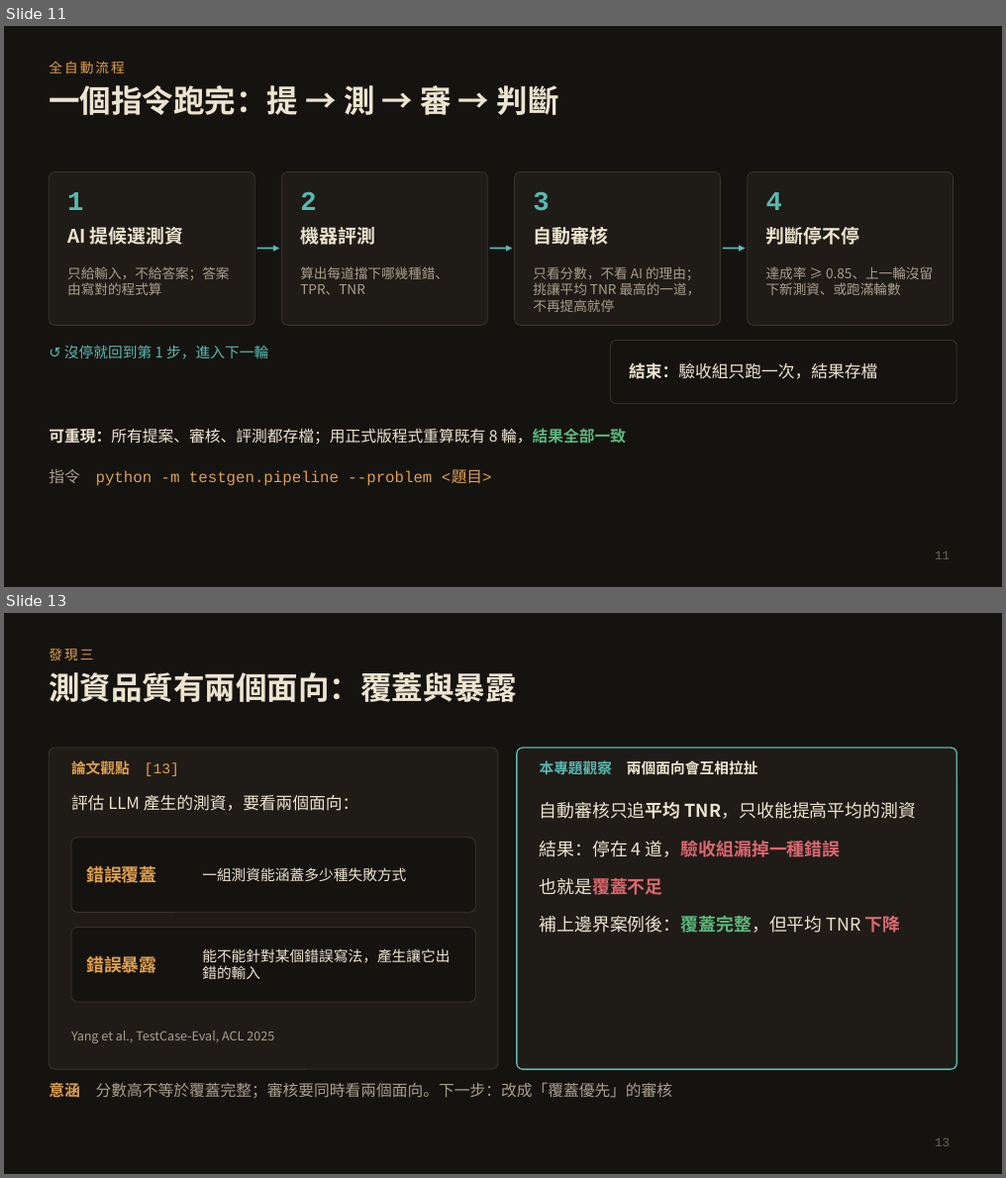
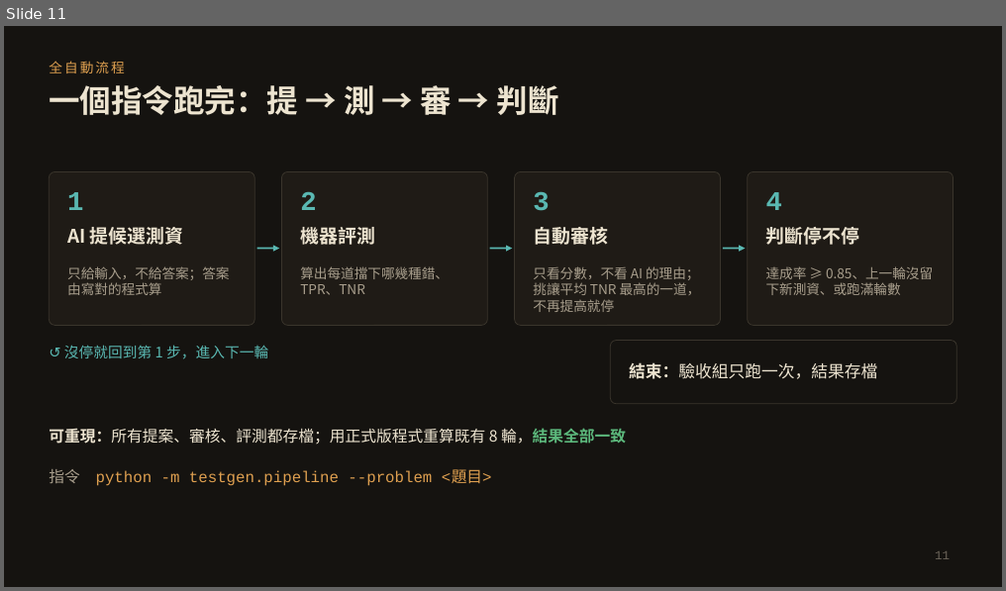
Before and after one commit to yaoyao218/python-learning-platform, a slide deck: docs/superpowers/specs/capstone_proposal.pptx. Shown one above the other, each under a label of ours: slides 11 and 13 before the commit, slide 11 after it; the slides between them are not shown. The pictures are 1006x1178 and 1006x591 pixels, drawn with LibreOffice and Linux fonts; fonts in the diff are those of the drawing. Boxes give left, top, right and bottom in pixels: in the first picture for what was removed or moved away, otherwise in the second. Text is boxed around its words. In the diff, an @@ line names an element or a change of style, - is before the commit and + after.

```diff
--- a/docs/superpowers/specs/capstone_proposal.pptx
+++ b/docs/superpowers/specs/capstone_proposal.pptx
@@ slide 13 removed at <box>4,613,1002,1174</box>, background #151310 @@
@@ text removed at <box>49,648,93,661</box> @@
-發現三
@@ title removed at <box>49,672,516,702</box> @@
-測資品質有兩個面向：覆蓋與暴露
@@ rounded rectangle removed at <box>49,748,498,1069</box> @@
@@ text removed at <box>71,761,179,776</box> @@
-論文觀點 [13]
@@ rounded rectangle removed at <box>517,748,957,1069</box> @@
@@ text removed at <box>540,761,758,775</box> @@
-本專題觀察 兩個面向會互相拉扯
@@ text removed at <box>71,795,359,811</box> @@
-評估 LLM 產生的測資，要看兩個面向：
@@ text removed at <box>540,802,916,933</box> @@
-• 自動審核只追平均 TNR，只收能提高平均的測資
-• 結果：停在 4 道，驗收組漏掉一種錯誤
-• 也就是覆蓋不足
-• 補上邊界案例後：覆蓋完整，但平均 TNR 下降
@@ rounded rectangle removed at <box>71,838,475,912</box> @@
@@ text removed at <box>86,863,156,887</box> @@
-錯誤覆蓋
@@ text removed at <box>202,867,406,881</box> @@
-一組測資能涵蓋多少種失敗方式
@@ rounded rectangle removed at <box>71,928,475,1002</box> @@
@@ text removed at <box>86,954,156,977</box> @@
-錯誤暴露
@@ text removed at <box>202,949,450,979</box> @@
-能不能針對某個錯誤寫法，產生讓它出錯的輸入
@@ text removed at <box>71,1031,274,1044</box> @@
-Yang et al., TestCase-Eval, ACL 2025
@@ text removed at <box>49,1082,673,1098</box> @@
-意涵 分數高不等於覆蓋完整；審核要同時看兩個面向。下一步：改成「覆蓋優先」的審核
@@ page number removed at <box>935,1139,949,1147</box> @@
-13
```
Also in this commit, not shown: 2 slides changed, 3 slides added, 2 other slides removed.
